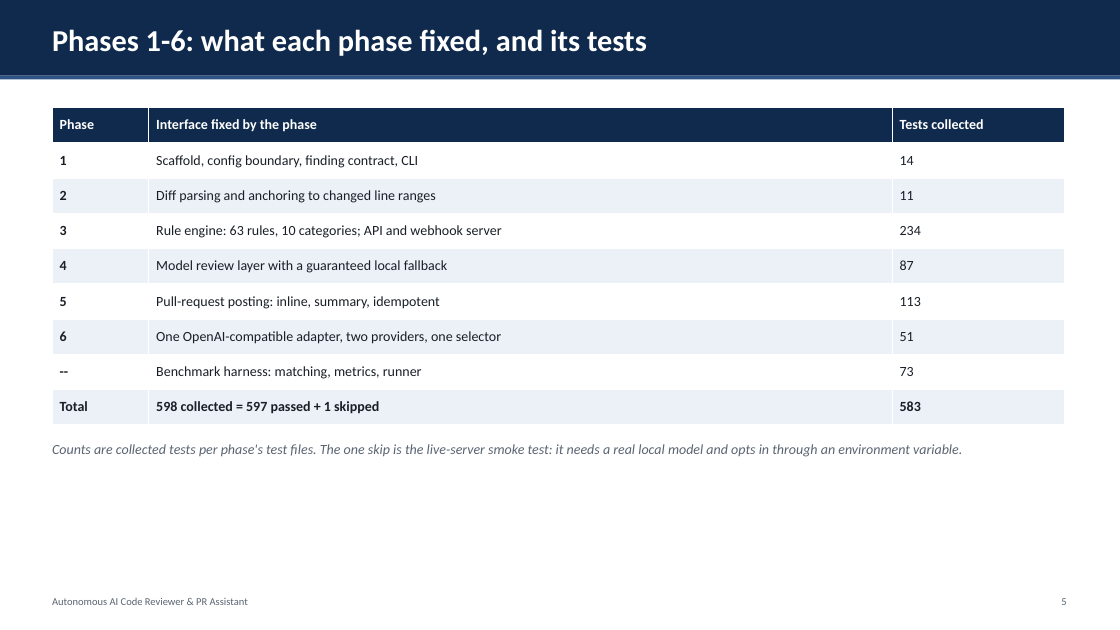
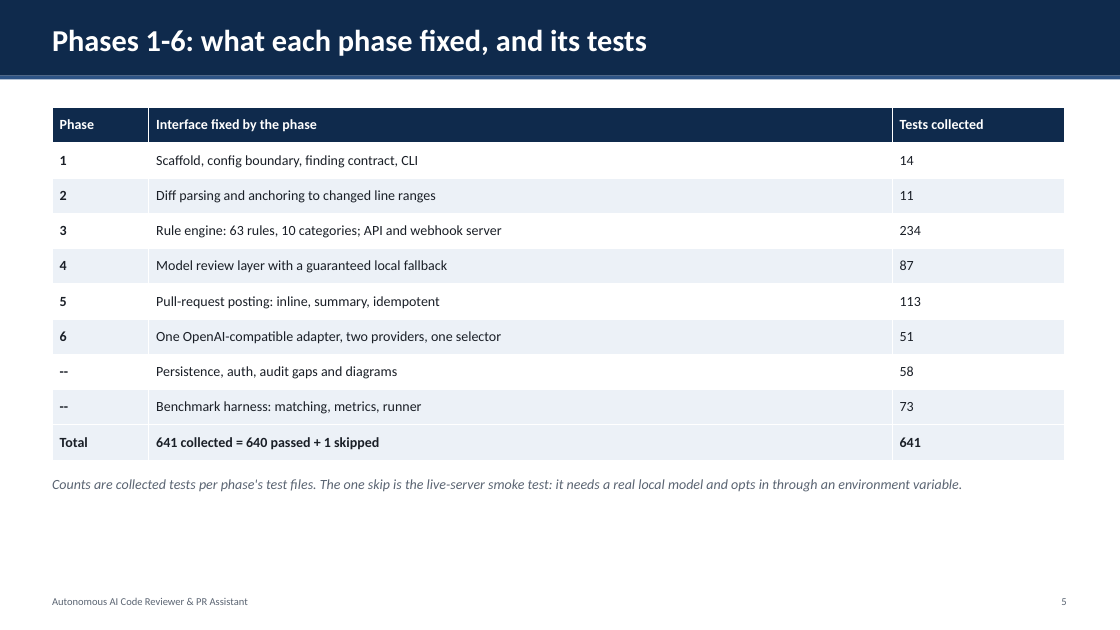
Before and after one commit to Shreyashyadav0/MCA-4th-sem-project-, a slide deck: slide 5 of docs/presentation/project_overview.pptx. Drawn at 1120x630 pixels with LibreOffice and Linux fonts; fonts in the diff are those of the drawing. Boxes give left, top, right and bottom in pixels: in the first picture for what was removed or moved away, otherwise in the second. Text is boxed around its words. In the diff, an @@ line names an element or a change of style, - is before the commit and + after.

Commit message:
Rebuild deck and guide; move site README to current baseline
The checked-in artifacts still carried the pre-fix numbers even after the
sources were corrected, so what you would actually present was stale.

Rebuilt from the corrected builders:
  project_overview.pptx   14 slides, 640 passed / 641 collected, no 597/598
  naive_to_pro_guide.pdf  21 pages, 640 / 641; the only 509 and 598 left are
                          the guide's own sentence saying earlier drafts quoted
                          them

site/README.md now pins the counts to c5a8c8b rather than ca96890.

Verified: both artifacts are text-identical to a fresh build of the checked-in
builders; grep for the banned numbers over site/ is empty; validate_lessons.py
exits 0 with lessons=34; pytest reports 640 passed, 1 skipped; app/, tests/ and
benchmarks/ are untouched.

```diff
--- a/docs/presentation/project_overview.pptx
+++ b/docs/presentation/project_overview.pptx
@@ table at <box>52,108,1065,460</box> @@
+row 8: -- | Persistence, auth, audit gaps and diagrams | 58
-row 10, column 2: 598 collected = 597 passed + 1 skipped
+row 10, column 2: 641 collected = 640 passed + 1 skipped
-row 10, column 3: 583
+row 10, column 3: 641
@@ text "Counts are collected tests per ...": place and size @@
-text "Counts are collected tests per ..." at <box>52,444,962,457</box>
+text "Counts are collected tests per ..." at <box>52,479,962,492</box>
```
Also in this commit, not shown: 1 other slide changed, 2 other files.
